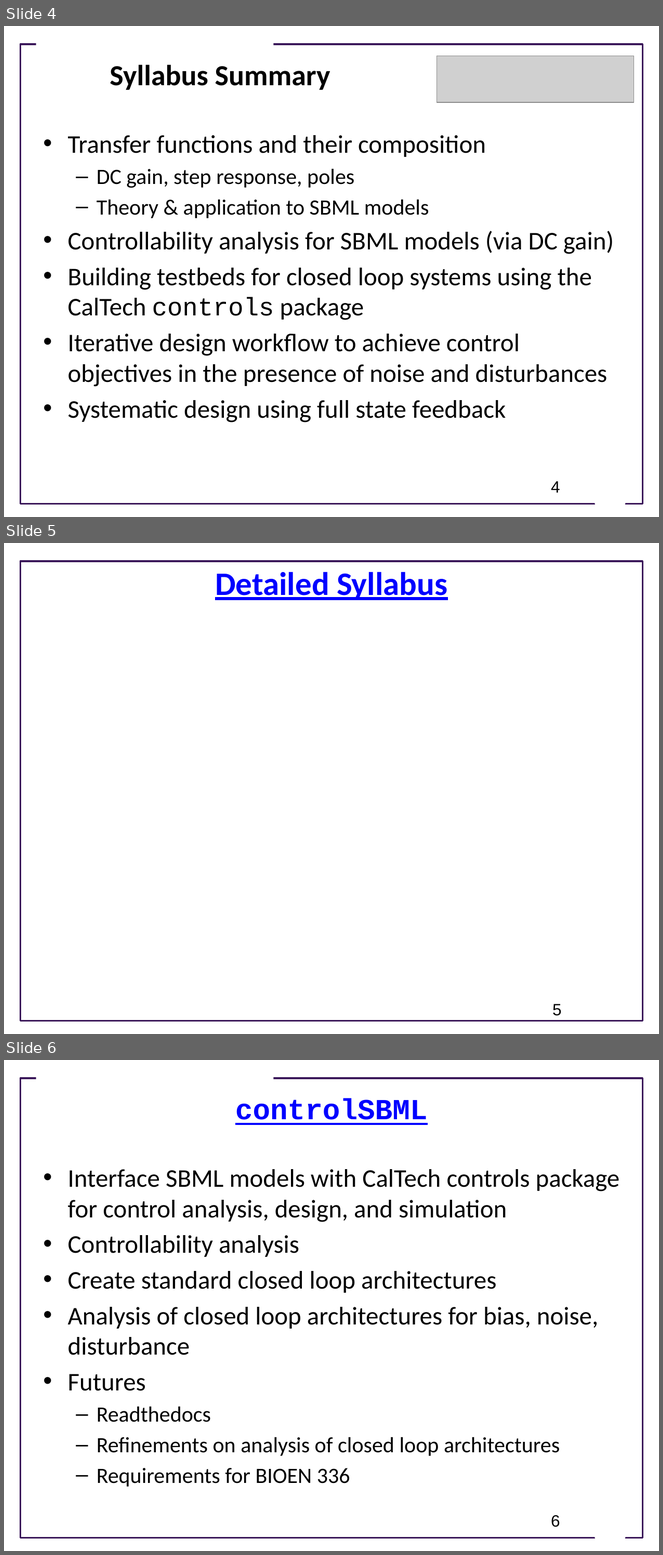
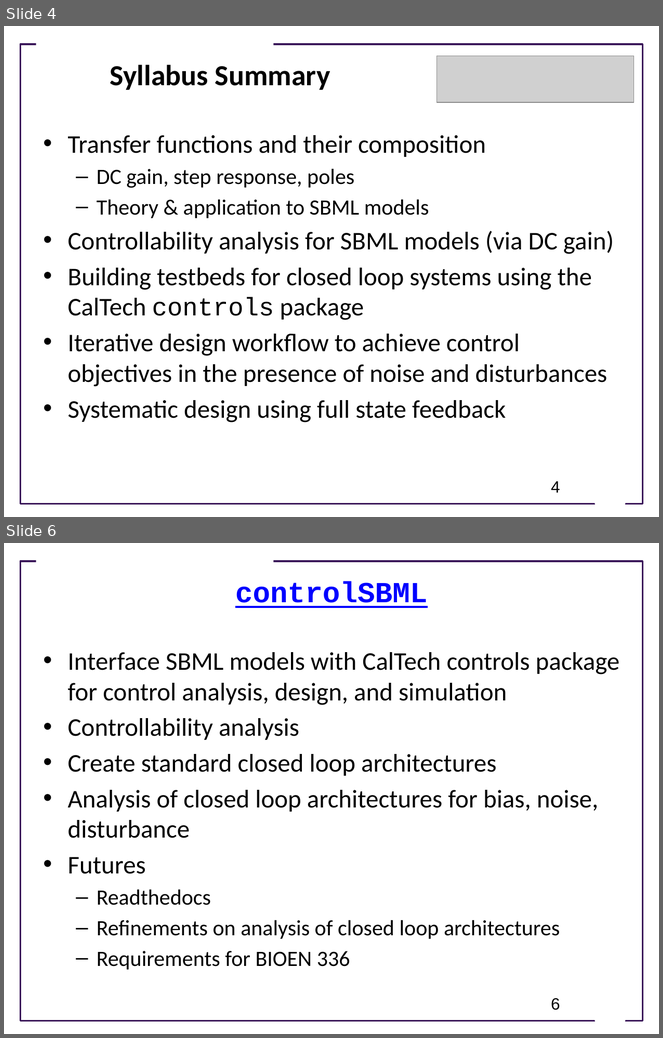
Before and after one commit to joseph-hellerstein/advanced-controls-lectures, a slide deck: spring_2022/Reflections_2022.pptx. Shown one above the other, each under a label of ours: slides 4, 5 and 6 before the commit, slides 4 and 6 after it; the slides between them are not shown. The pictures are 663x1555 and 663x1038 pixels, drawn with LibreOffice and Linux fonts; fonts in the diff are those of the drawing; grey boxes stand for pictures; background and template pictures are left out. Boxes give left, top, right and bottom in pixels: in the first picture for what was removed or moved away, otherwise in the second. Text is boxed around its words. In the diff, an @@ line names an element or a change of style, - is before the commit and + after.

```diff
--- a/spring_2022/Reflections_2022.pptx
+++ b/spring_2022/Reflections_2022.pptx
@@ slide 5 removed at [4,543,659,1034], background #FFFFFF; not listed: 1 template element that a slide beside it also shows @@
@@ title removed at [215,572,448,600] @@
-Detailed Syllabus
@@ page number removed at [553,1004,562,1016] @@
-5
```
Also in this commit, not shown: 1 slide added.
